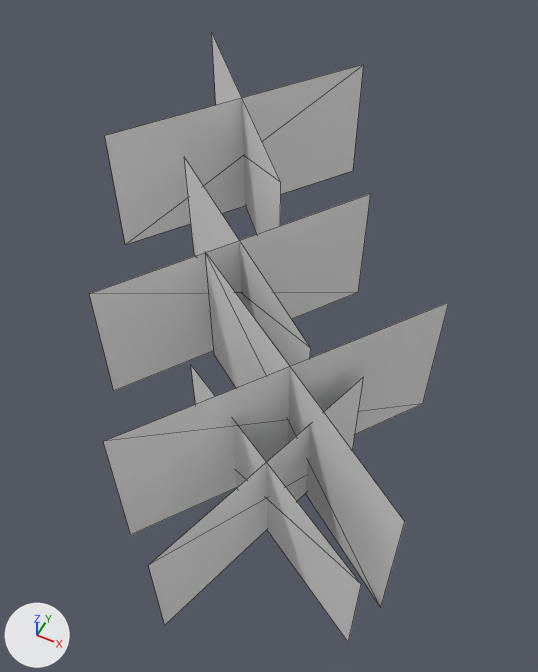
The OBJ model fishmod/assets/habitat/grass_tuft.obj as it was, and as the next commit left it.
Before and after are seen from a 50 mm camera at (29.9, -52.7, 68.1) aimed at (4.4, -1.8, 4.5). Every picture has the same lights, and +X, +Y and +Z are marked at lower left. The picture after the commit comes second. Mesh edges are drawn as thin lines. Where no turn or scale is listed for an object, it has been applied to the vertices.

Objects in the first picture: 'grass_tuft'.
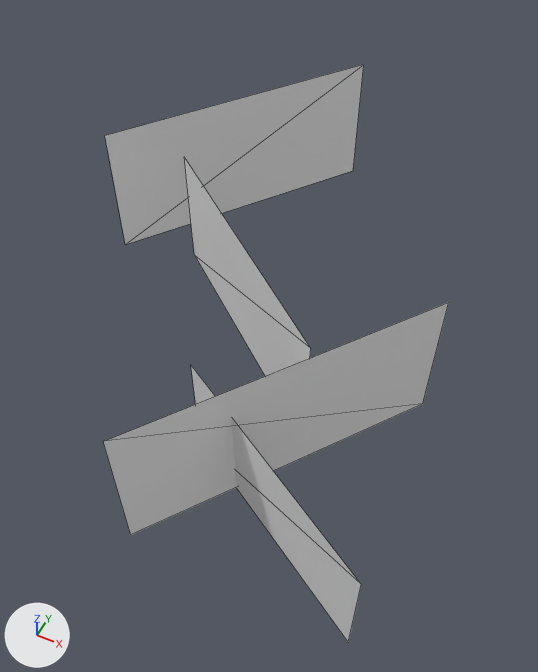
Where the change shows, as pixel boxes (x1, y1, x2, y2) in the pictures (538 x 672 px):
'grass_tuft', reshaped
    before: (89, 34, 449, 642)
    after: (103, 64, 449, 642)
part 1 of me_grass_tuft, deleted
    before: (148, 378, 363, 625)
part 2 of me_grass_tuft, deleted
    before: (212, 34, 281, 234)
part 3 of me_grass_tuft, deleted
    before: (89, 194, 371, 391)
part 4 of me_grass_tuft, deleted
    before: (205, 252, 405, 608)

Diff of the bpy script that builds the scene:
```diff
--- a/fishmod/assets/habitat/grass_tuft.obj.py
+++ b/fishmod/assets/habitat/grass_tuft.obj.py
@@ me_grass_tuft @@
 # used by ob_grass_tuft; location = (0.0, 0.0, 0.0)
-me_grass_tuft.from_pydata(...)  # 32 vertices, 16 faces; spans x -24.0..26.9, y -34.0..37.8, z 0.0..17.3
+me_grass_tuft.from_pydata(...)  # 16 vertices, 8 faces; spans x -22.5..25.4, y -27.9..37.8, z 0.0..17.3
+# me_grass_tuft part 1: the loose piece of 4 vertices spanning x 9.9..18.0, y -34.0..-8.8, z 0.0..12.4 is deleted
+# me_grass_tuft part 2: the loose piece of 4 vertices spanning x -24.0..0.4, y 9.2..36.6, z 0.0..17.3 is deleted
+# me_grass_tuft part 3: the loose piece of 4 vertices spanning x -9.5..9.5, y -13.7..13.7, z 0.0..15.7 is deleted
+# me_grass_tuft part 4: the loose piece of 4 vertices spanning x -1.9..26.9, y -23.7..-3.8, z 0.0..16.5 is deleted
```
